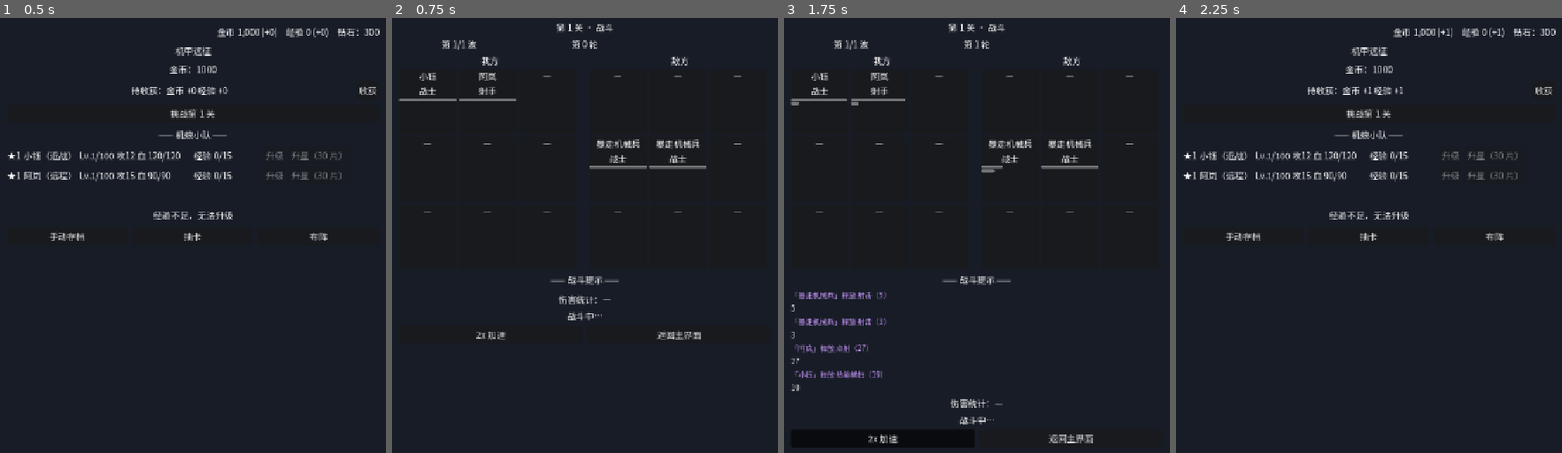
Above: before the commit, frames 1-4 (left to right).
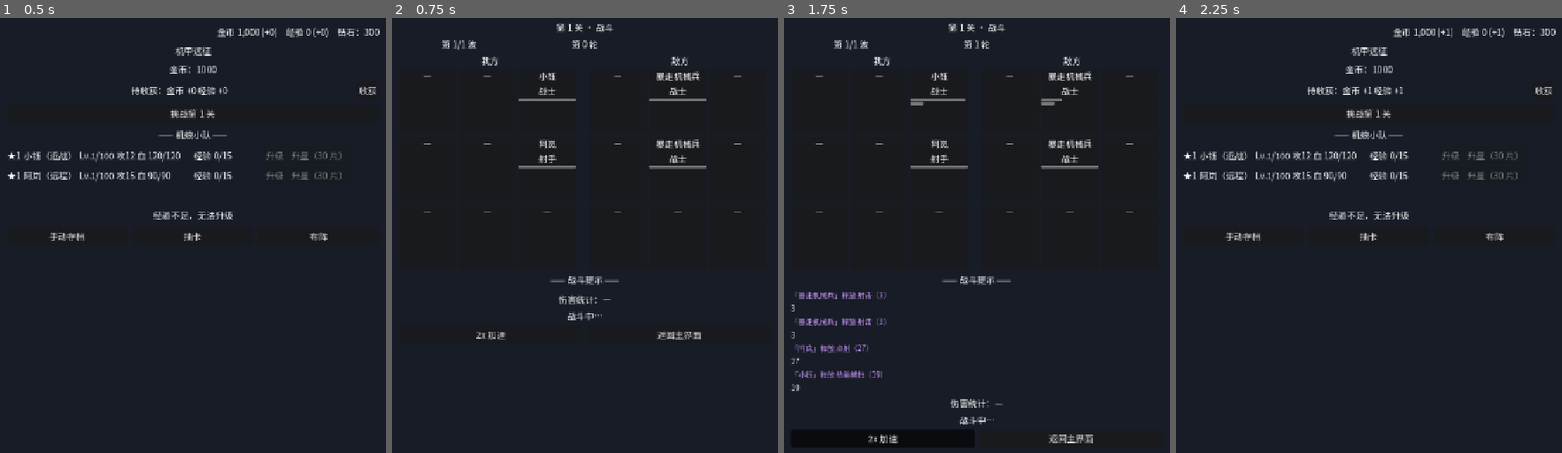
Above: after the commit, the same moments.

Repository: yingqianwang187-wq/jijiayuanzheng
Game: Godot game, scene res://scenes/Main.tscn
The game is run twice, just before and just after one commit, with the same random seed, the same clock (stepped at 60 frames per second) and the same inputs.
Inputs:
- Up to frame 1 (0.5 s): no input
- Up to frame 2 (0.75 s): click "挑战第 1 关" at 0.5 s
- Up to frame 3 (1.75 s): click "2x 加速" at 1.25 s
- Up to frame 4 (2.25 s): click "返回主界面" at 2 s

Frame 1 is identical in both runs. In frame 2, 1.5% of the frame differs, in the area x 1-82%, y 12-35%; in frame 3, 1.5%; in frame 4, nothing differs.

Commit message:
v0.11 站位补丁：前后排轴修正（敌方坦克左列前排、我方右列先接敌、目标按靠近敌方侧优先）

Diff:
--- a/scripts/game.gd
+++ b/scripts/game.gd
@@ -378,11 +378,12 @@
 	_apply_battle_timer_speed()
 	battle_timer.start()
 
-## 阵型为空时自动生成：拥有的前 ≤5 位排 3-2 布局（前排 3 格 + 中排 2 格）
+## 阵型为空时自动生成：拥有的前 ≤5 位排 3-2 布局（v0.11：右列 col2 3 前排 + 中列 col1 2 后排；
+## 前排 = 靠近敌方一侧，我方右列先接敌）
 func _ensure_default_formation() -> void:
 	var ids := _owned_mech_ids()
 	formation = []
-	var layout := [ [0, 0], [0, 1], [0, 2], [1, 0], [1, 1] ]
+	var layout := [ [0, 2], [1, 2], [2, 2], [0, 1], [1, 1] ]
 	for i in mini(ids.size(), 5):
 		formation.append({ "id": ids[i], "row": layout[i][0], "col": layout[i][1] })
 
@@ -400,27 +401,28 @@
 		"passive": cfg.passive, "skills": cfg.skills, "ultimate": cfg.ultimate,
 	}
 
-## 生成一波敌方单位（AI 排阵：tank 前排 row0，其余 row1/row2，同排 col 依次分配）
+## 生成一波敌方单位（AI 排阵 v0.11：tank 排 col0 前排（靠近我方一侧），其余输出单位排 col1/col2；
+## row 仅用于同列内铺开——col0 内 row0/row1/row2 依次分配，col1 内同理，col2 最后；保持每波 ≤5）
 func _spawn_wave(wave_cfg: Array) -> void:
 	battle.enemies = []
-	var row0_col := 0
-	var row1_col := 0
-	var row2_col := 0
+	var col0_row := 0
+	var col1_row := 0
+	var col2_row := 0
 	for cfg in wave_cfg:
-		var row: int = 0
-		var col: int = row0_col
+		var row: int = col1_row
+		var col: int = 1
 		if str(cfg.class) == "tank":
-			row = 0
-			col = row0_col
-			row0_col += 1
-		elif row1_col < 3:
-			row = 1
-			col = row1_col
-			row1_col += 1
+			row = col0_row
+			col = 0
+			col0_row += 1
+		elif col1_row < 3:
+			row = col1_row
+			col = 1
+			col1_row += 1
 		else:
-			row = 2
-			col = row2_col
-			row2_col += 1
+			row = col2_row
+			col = 2
+			col2_row += 1
 		var skills_arr: Array = []
 		for skill_id in cfg.skills:
 			if Data.ENEMY_SKILLS.has(StringName(str(skill_id))):
@@ -963,10 +965,13 @@
 			var t3 := _lowest_hp_ally(unit.side)
 			return [] if t3.is_empty() else [t3]
 		"front":
-			return _row_targets(enemies, 0)
+			# 前排 = 靠近敌方一侧的那一列：我方视角 col2 / 敌方视角 col0（v0.11）
+			var front_col: int = 0 if unit.side == &"mech" else 2
+			return _col_targets(enemies, front_col)
 		"back":
-			var max_row := _max_row(enemies)
-			return _row_targets(enemies, max_row)
+			# 后排 = 远离敌方一侧的那一列：我方视角 col0 / 敌方视角 col2（v0.11）
+			var back_col: int = 2 if unit.side == &"mech" else 0
+			return _col_targets(enemies, back_col)
 		"all":
 			var all: Array = []
 			for e in enemies:
@@ -983,7 +988,9 @@
 			return [unit]
 	return []
 
-## 默认攻击目标：嘲讽优先 → 同列最近 → 前排（row 小）
+## 默认攻击目标：嘲讽优先 → 同列最近 → 前排（靠近敌方一侧）优先 → 列距兜底（v0.11）
+## 前排判定：我方攻击敌方时，敌方 col 越小越靠前（敌方 col0 为前排，先接敌）；
+##            敌方攻击我方时，我方 col 越大越靠前（我方 col2 为前排，先接敌）
 func _default_attack_target(attacker) -> Dictionary:
 	var enemies: Array = battle.enemies if attacker.side == &"mech" else battle.mechs
 	for e in enemies:
@@ -996,7 +1003,9 @@
 			continue
 		var col_diff: int = absi(int(e.col) - int(attacker.col))
 		var same_col: int = 0 if col_diff == 0 else 1
-		var score: int = same_col * 1000 + int(e.row) * 10 + col_diff
+		# 靠近敌方一侧优先：我方攻击者取 e.col（小=前排 col0）；敌方攻击者取 (2 - e.col)（大=前排 col2）
+		var front: int = int(e.col) if attacker.side == &"mech" else 2 - int(e.col)
+		var score: int = same_col * 1000 + front * 10 + col_diff
 		if score < best_score:
 			best_score = score
 			best = e
@@ -1024,20 +1033,13 @@
 			best = a
 	return best
 
-## 某排全部存活目标
-func _row_targets(enemies: Array, row: int) -> Array:
+## 某列全部存活目标（v0.11：front/back AOE 按列取；替换原按行取 _row_targets / _max_row）
+func _col_targets(units: Array, col: int) -> Array:
 	var result: Array = []
-	for e in enemies:
-		if bool(e.alive) and int(e.row) == row:
-			result.append(e)
+	for u in units:
+		if bool(u.alive) and int(u.col) == col:
+			result.append(u)
 	return result
-
-func _max_row(enemies: Array) -> int:
-	var m: int = 0
-	for e in enemies:
-		if bool(e.alive):
-			m = maxi(m, int(e.row))
-	return m
 
 func _any_alive(units: Array) -> bool:
 	for u in units:
Not shown, changed: docs/变更单.md
Not shown, changed: docs/问题清单.md
Not shown, changed: docs/项目状态.md
